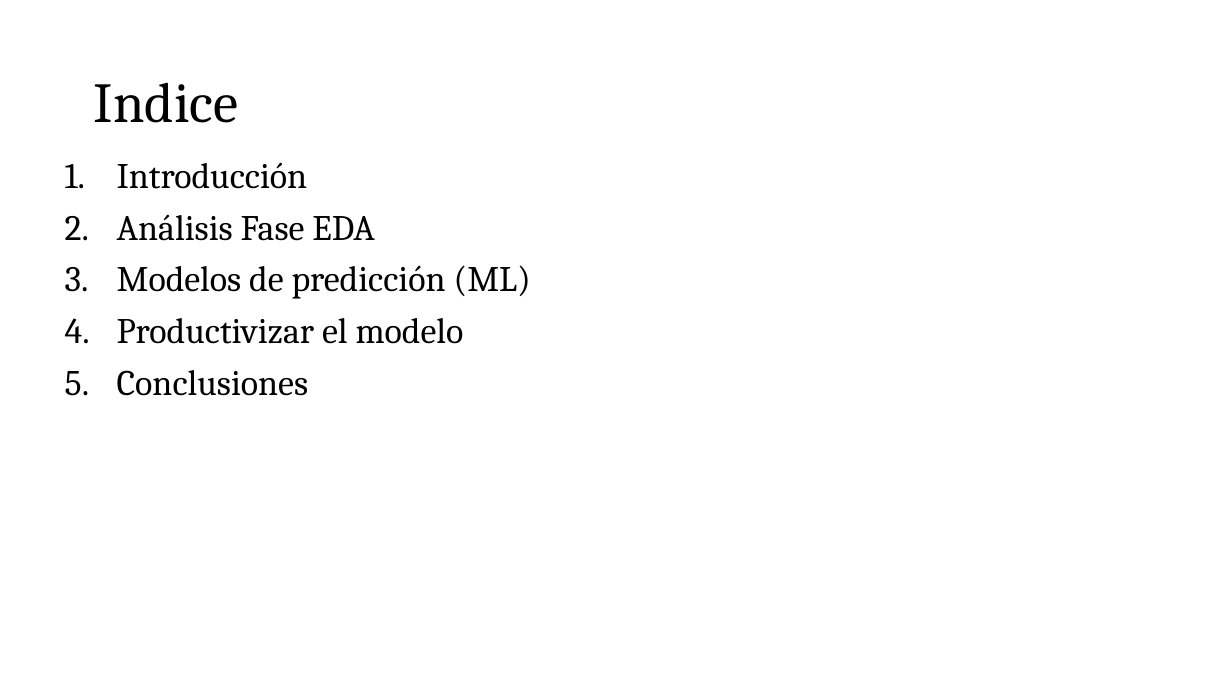
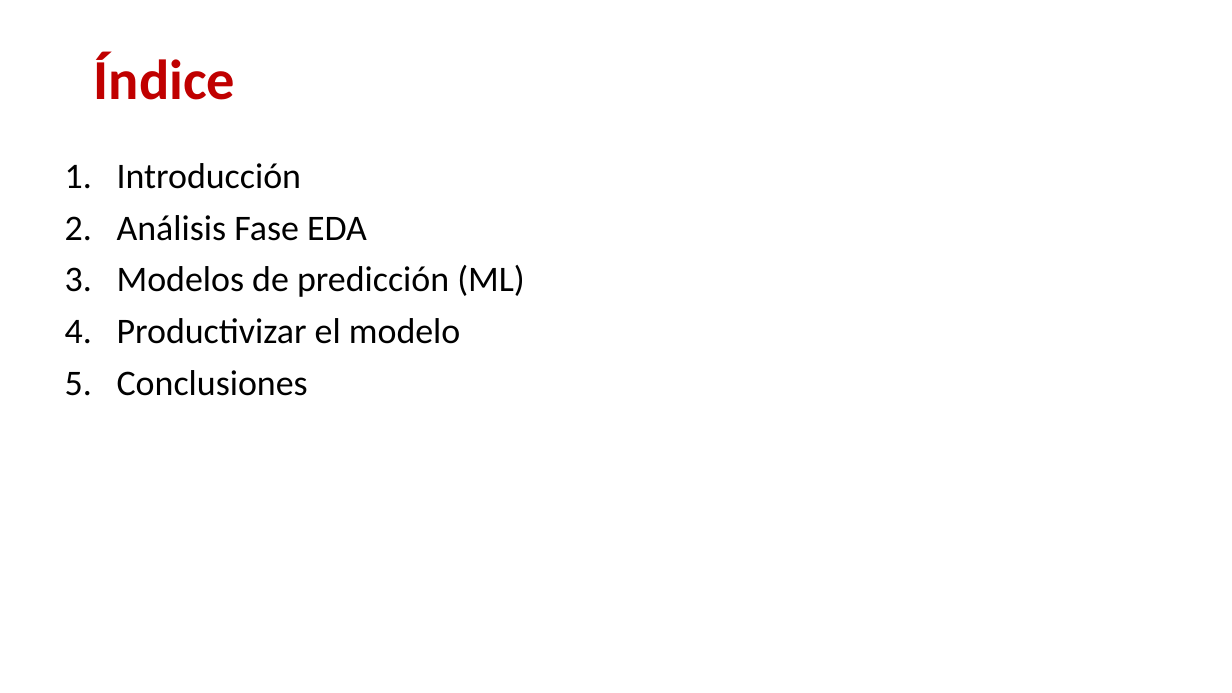
Before and after one commit to luciatomainodelacr/TFM, a slide deck: slide 2 of TFM.pptx. Drawn at 1232x693 pixels with LibreOffice and Linux fonts; fonts in the diff are those of the drawing. Boxes give left, top, right and bottom in pixels: in the first picture for what was removed or moved away, otherwise in the second. Text is boxed around its words. In the diff, an @@ line names an element or a change of style, - is before the commit and + after.

```diff
--- a/TFM.pptx
+++ b/TFM.pptx
@@ text added at bbox=[94, 52, 235, 100], 44 pt, text #C00000, bold @@
+Índice
@@ title removed at bbox=[94, 82, 239, 123] @@
-Indice
@@ text "Introducción" at bbox=[117, 163, 525, 396]: font Cambria to Calibri @@
```
Also in this commit, not shown: 4 other slides changed, 3 slides added, 1 other file.
